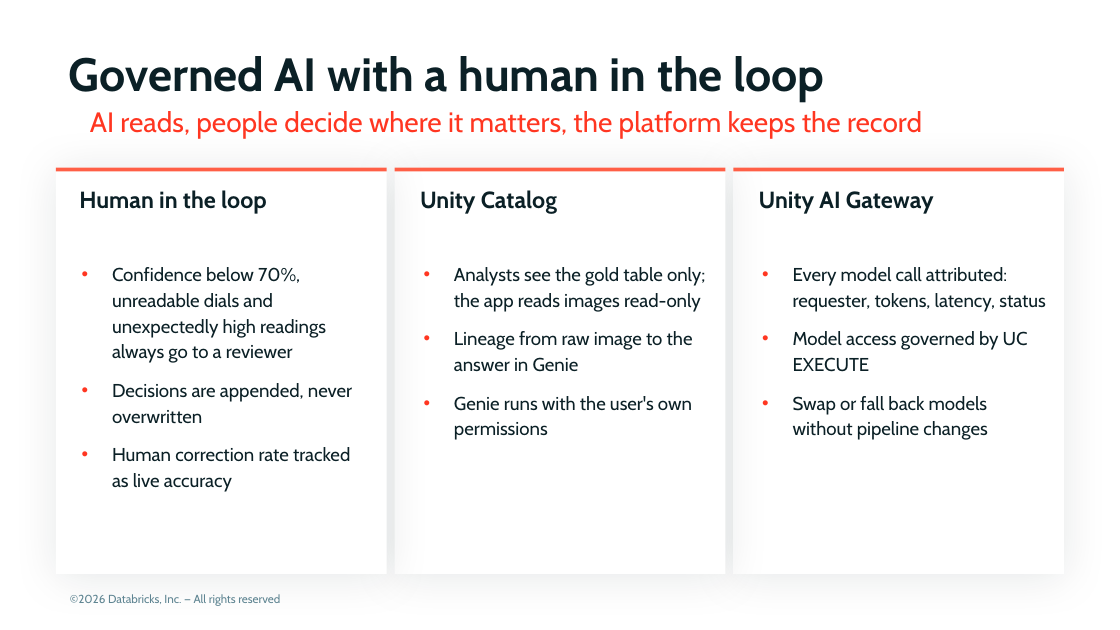
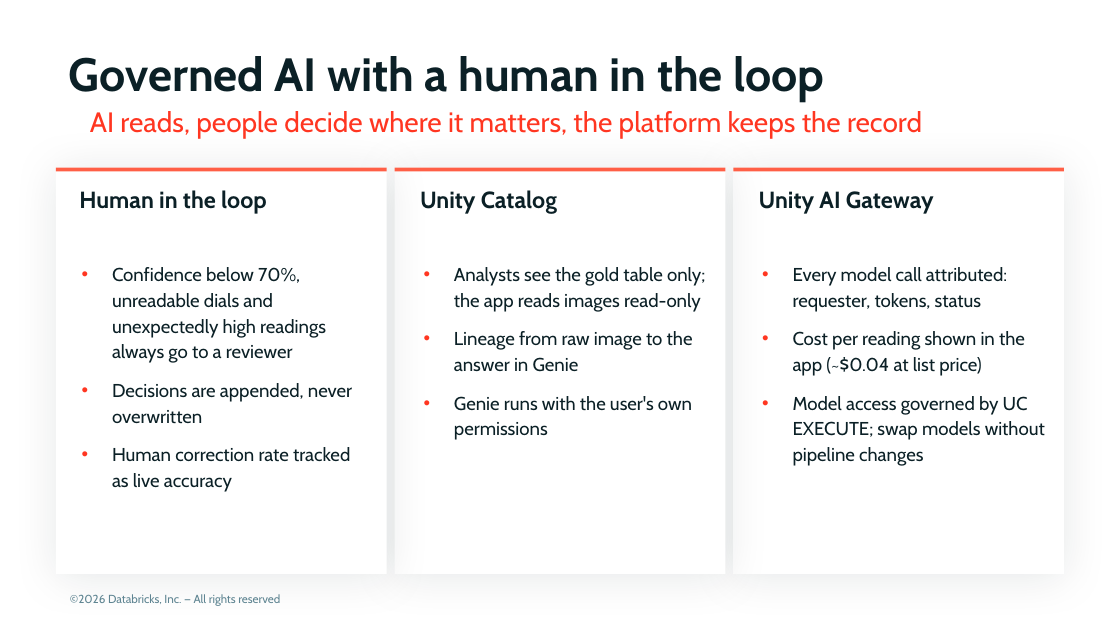
Before and after one commit to admitrewski/pressure-gauge-reader, a slide deck: slide 10 of deck/pressure-gauge-reader.pptx (slide 7 before the commit). Drawn at 1120x630 pixels with LibreOffice and Linux fonts; fonts in the diff are those of the drawing; background and template pictures are left out. Boxes give left, top, right and bottom in pixels: in the first picture for what was removed or moved away, otherwise in the second. Text is boxed around its words. In the diff, an @@ line names an element or a change of style, - is before the commit and + after.

Commit message:
Deck: business context (problem, operator patterns, why now) and measured KPIs
Adds three slides before the solution: why Northbay needs this (analog gauges,
photos are not readings, cost of late readings; ETH Zurich ICRA 2024, Siemens
2024), what we hear from energy operators (anonymised patterns -> answers) and
why now. Outcome cards now use measured build numbers; demo adds the AI model
& usage step; Northbay Energy branding throughout.

```diff
--- a/deck/pressure-gauge-reader.pptx
+++ b/deck/pressure-gauge-reader.pptx
@@ text at (x1=793, y1=267, x2=1045, y2=466): text changed @@
-• Every model call attributed: requester, tokens, latency, status
-• Model access governed by UC EXECUTE
-• Swap or fall back models without pipeline changes
+• Every model call attributed: requester, tokens, status
+• Cost per reading shown in the app (~$0.04 at list price)
+• Model access governed by UC EXECUTE; swap models without pipeline changes
```
Also in this commit, not shown: 5 other slides changed, 3 slides added, 2 other files.
